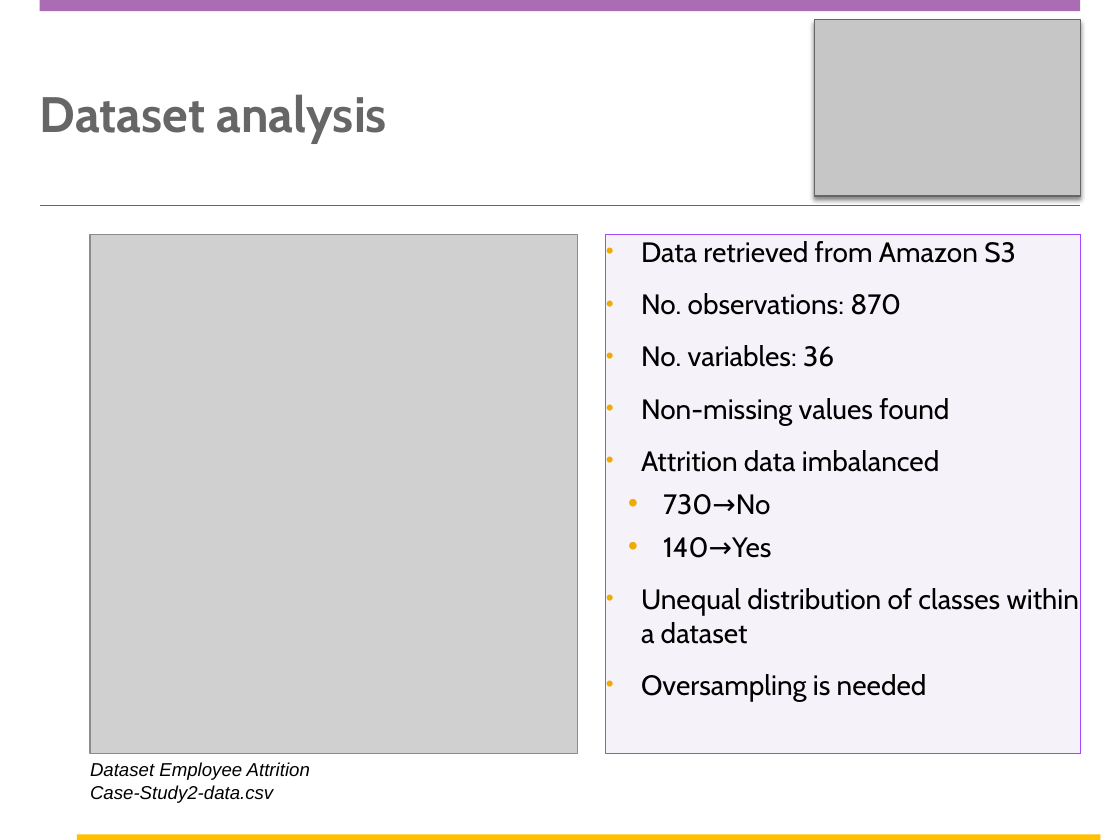
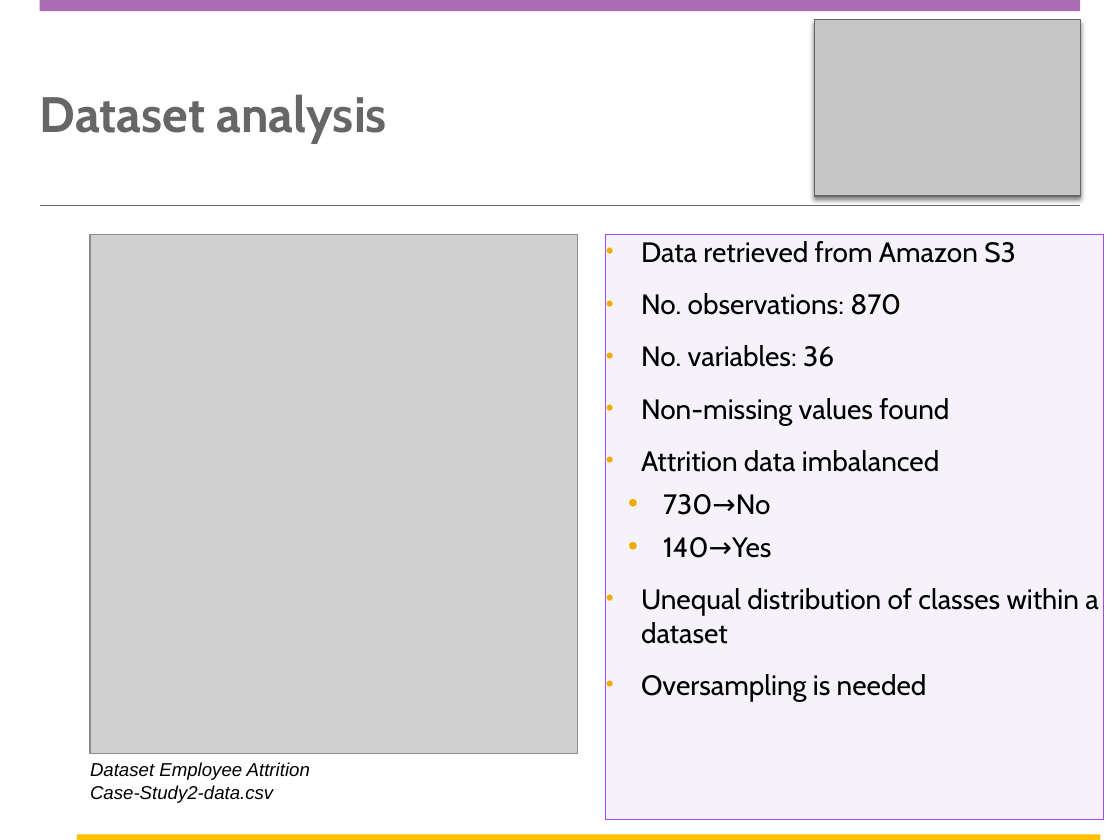
Before and after one commit to carlosAtestevez/CaseStudy2DDS, a slide deck: slide 4 of DDSAnalytics Presentation.pptx. Drawn at 1120x840 pixels with LibreOffice and Linux fonts; fonts in the diff are those of the drawing; grey boxes stand for pictures; background and template pictures are left out. Boxes give left, top, right and bottom in pixels: in the first picture for what was removed or moved away, otherwise in the second. Text is boxed around its words. In the diff, an @@ line names an element or a change of style, - is before the commit and + after.

```diff
--- a/DDSAnalytics Presentation.pptx
+++ b/DDSAnalytics Presentation.pptx
@@ text "Data retrieved from Amazon S3": place and size @@
-text "Data retrieved from Amazon S3" at [606,234,1080,754]
+text "Data retrieved from Amazon S3" at [606,234,1103,820]
```
Also in this commit, not shown: 10 other slides changed, 6 slides added, 6 other files.
